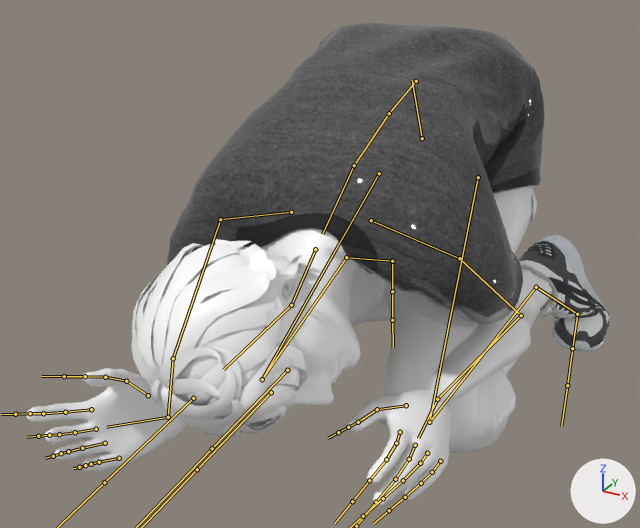
The FBX model 3D/聽呼吸.fbx as it was, and as the next commit left it.
Both versions are drawn from a camera (50 mm lens) standing at (-1.17, -2.16, 1.71) and looking at (-2.41, 0.09, 0.59). Arrows for +X, +Y and +Z are at lower right; the lights stay in place. Both versions are drawn at frame 1 of the action 'Armature|Armature|mixamo.com|Layer0'; the numbers are the values there. The bones that bend it are drawn over the model as lines.

In view in the first picture: 'Body', 'Bottoms', 'Hair', 'Shoes', 'Tops'.
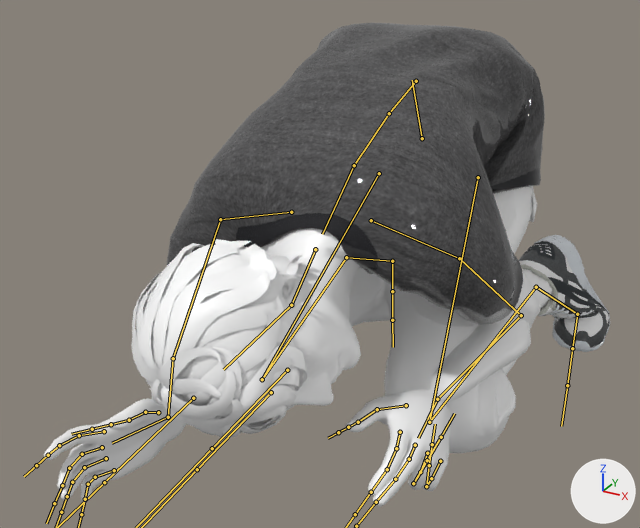
Changed parts and their boxes (x1, y1, x2, y2) in the pictures (640 x 528 px):
'Body', posed: before (26, 228, 553, 507); after (44, 228, 553, 507)
bone 'mixamorig:LeftHandIndex1', root to tip: before (400, 432) to (396, 443); after (400, 432) to (396, 448)
bone 'mixamorig:LeftHandRing1', root to tip: before (427, 453) to (420, 463); after (427, 453) to (420, 472)
bone 'mixamorig:LeftHandRing2', root to tip: before (420, 463) to (403, 480); after (420, 472) to (413, 483)
bone 'mixamorig:LeftHandRing3', root to tip: before (403, 480) to (383, 498); after (413, 483) to (427, 460)
bone 'mixamorig:LeftHandPinky1', root to tip: before (440, 461) to (432, 472); after (440, 461) to (431, 478)
bone 'mixamorig:LeftHandPinky2', root to tip: before (432, 472) to (421, 483); after (431, 478) to (426, 486)
bone 'mixamorig:LeftHandPinky3', root to tip: before (421, 483) to (405, 497); after (426, 486) to (429, 465)
bone 'mixamorig:RightHand', root to tip: before (168, 417) to (106, 427); after (168, 417) to (112, 443)

Patch to the scene script:
```diff
--- a/3D/聽呼吸.fbx.py
+++ b/3D/聽呼吸.fbx.py
@@ bone_mixamorig_lefthandindex1 @@
 bone_mixamorig_lefthandindex1 = bpy.data.objects['Armature'].pose.bones['mixamorig:LeftHandIndex1']  # child of 'mixamorig:LeftHand'
-bone_mixamorig_lefthandindex1.rotation_quaternion = (0.997, -0.077, 0.002, -0.013)  # degrees (-9, 0, -1)
+bone_mixamorig_lefthandindex1.rotation_quaternion = (0.995, 0.002, 0.012, -0.095)  # degrees (0, 1, -11)
@@ bone_mixamorig_lefthandring1 @@
 bone_mixamorig_lefthandring1 = bpy.data.objects['Armature'].pose.bones['mixamorig:LeftHandRing1']  # child of 'mixamorig:LeftHand'
-bone_mixamorig_lefthandring1.rotation_quaternion = (0.999, -0.001, 0.001, 0.053)  # degrees (0, 0, 6)
+bone_mixamorig_lefthandring1.rotation_quaternion = (0.981, 0.161, 0.03, -0.104)  # degrees (18, 5, -11)
@@ bone_mixamorig_lefthandring2 @@
 bone_mixamorig_lefthandring2 = bpy.data.objects['Armature'].pose.bones['mixamorig:LeftHandRing2']  # child of 'mixamorig:LeftHandRing1'
-bone_mixamorig_lefthandring2.rotation_quaternion = (0.926, 0.375, 0.0, -0.038)  # degrees (44, 2, -4)
+bone_mixamorig_lefthandring2.rotation_quaternion = (0.685, 0.696, 0.074, -0.203)  # degrees (89, 23, -11)
@@ bone_mixamorig_lefthandring3 @@
 bone_mixamorig_lefthandring3 = bpy.data.objects['Armature'].pose.bones['mixamorig:LeftHandRing3']  # child of 'mixamorig:LeftHandRing2'
-bone_mixamorig_lefthandring3.rotation_quaternion = (0.962, 0.27, 0.0, -0.028)  # degrees (31, 1, -3)
+bone_mixamorig_lefthandring3.rotation_quaternion = (0.395, 0.845, -0.041, -0.36)  # degrees (122, 35, -26)
@@ bone_mixamorig_lefthandpinky1 @@
 bone_mixamorig_lefthandpinky1 = bpy.data.objects['Armature'].pose.bones['mixamorig:LeftHandPinky1']  # child of 'mixamorig:LeftHand'
-bone_mixamorig_lefthandpinky1.rotation_quaternion = (0.998, 0.041, -0.003, 0.053)  # degrees (5, -1, 6)
+bone_mixamorig_lefthandpinky1.rotation_quaternion = (0.986, 0.156, 0.013, -0.061)  # degrees (18, 3, -7)
@@ bone_mixamorig_lefthandpinky2 @@
 bone_mixamorig_lefthandpinky2 = bpy.data.objects['Armature'].pose.bones['mixamorig:LeftHandPinky2']  # child of 'mixamorig:LeftHandPinky1'
-bone_mixamorig_lefthandpinky2.rotation_quaternion = (0.953, 0.302, 0.0, -0.031)  # degrees (35, 1, -3)
+bone_mixamorig_lefthandpinky2.rotation_quaternion = (0.689, 0.696, 0.073, -0.187)  # degrees (89, 21, -10)
@@ bone_mixamorig_lefthandpinky3 @@
 bone_mixamorig_lefthandpinky3 = bpy.data.objects['Armature'].pose.bones['mixamorig:LeftHandPinky3']  # child of 'mixamorig:LeftHandPinky2'
-bone_mixamorig_lefthandpinky3.rotation_quaternion = (0.956, 0.292, 0.0, -0.03)  # degrees (34, 1, -3)
+bone_mixamorig_lefthandpinky3.rotation_quaternion = (0.547, 0.826, -0.139, -0.02)  # degrees (114, -7, -15)
@@ bone_mixamorig_righthand @@
 bone_mixamorig_righthand = bpy.data.objects['Armature'].pose.bones['mixamorig:RightHand']  # child of 'mixamorig:RightForeArm'
-bone_mixamorig_righthand.rotation_quaternion = (0.908, -0.334, 0.173, -0.184)  # degrees (-43, 11, -27)
+bone_mixamorig_righthand.rotation_quaternion = (0.941, -0.327, -0.092, 0.006)  # degrees (-39, -10, 4)
```
